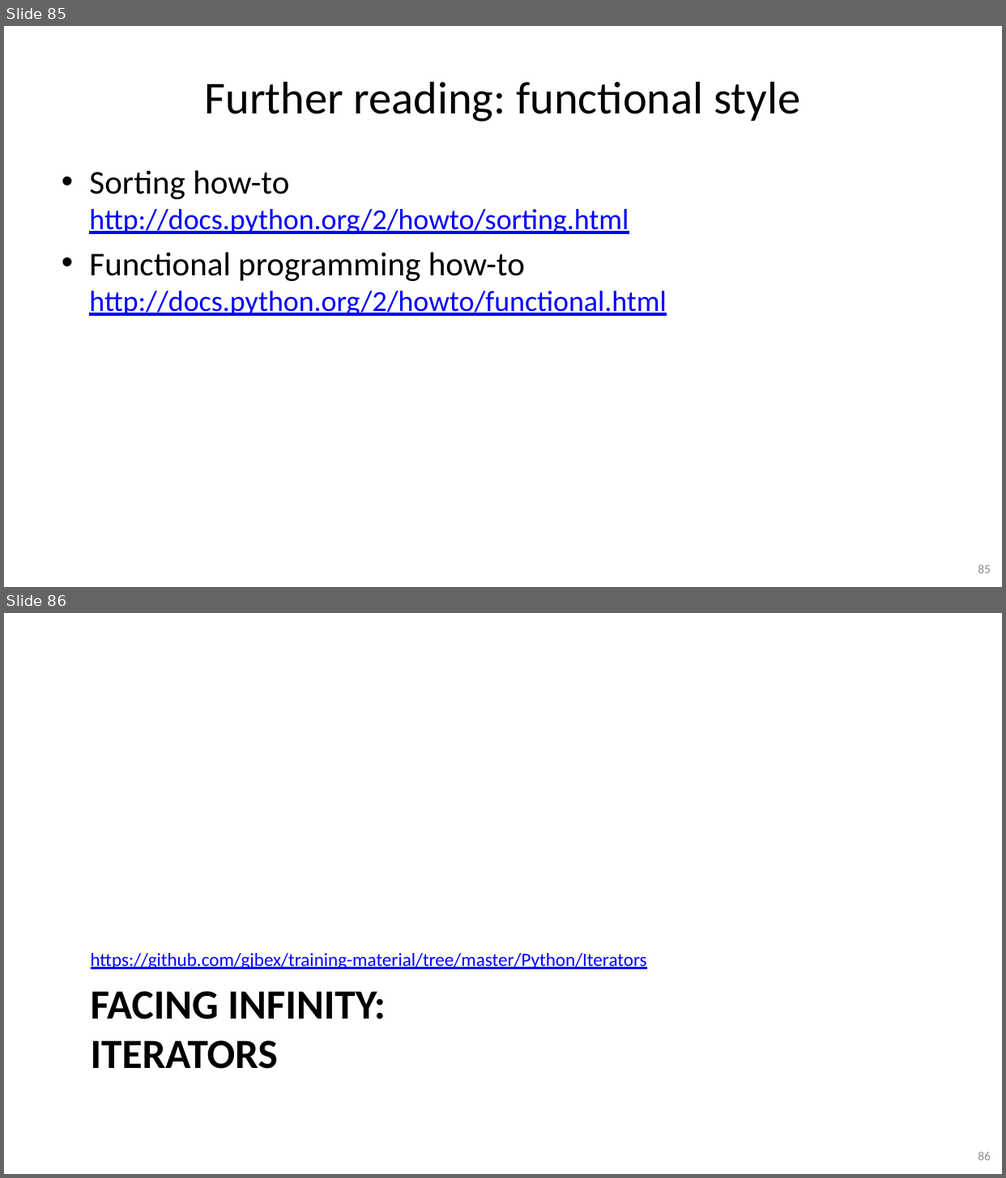
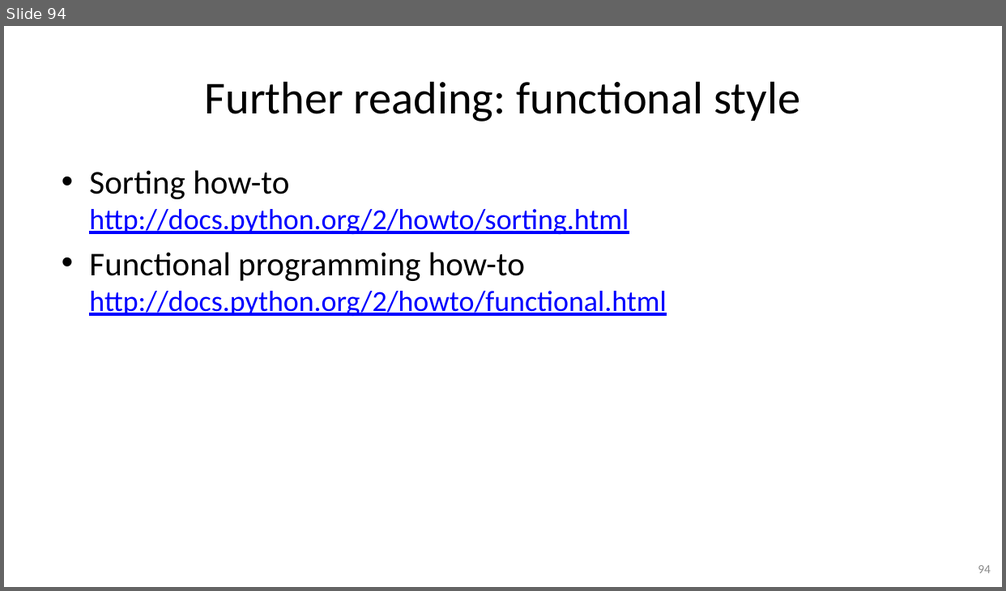
Before and after one commit to gjbex/Python-software-engineering, a slide deck: python_software_engineering.pptx. Shown one above the other, each under a label of ours: slides 85 and 86 before the commit, slide 94 after it. The pictures are 1006x1178 and 1006x591 pixels, drawn with LibreOffice and Linux fonts; fonts in the diff are those of the drawing. Boxes give left, top, right and bottom in pixels: in the first picture for what was removed or moved away, otherwise in the second. Text is boxed around its words. In the diff, an @@ line names an element or a change of style, - is before the commit and + after.

```diff
--- a/python_software_engineering.pptx
+++ b/python_software_engineering.pptx
@@ slide 86 removed at [4,613,1002,1174], background #FFFFFF @@
@@ text removed at [91,953,647,969] @@
-https://github.com/gjbex/training-material/tree/master/Python/Iterators
@@ title removed at [91,991,386,1069] @@
-FACING INFINITY:
-ITERATORS
@@ page number removed at [978,1152,991,1161] @@
-86
@@ what was slide 85 is now slide 94 @@
@@ page number at [978,565,991,574]: text changed @@
-85
+94
```
Also in this commit, not shown: 2 slides changed, 1 slide added, 1 other slide removed.
